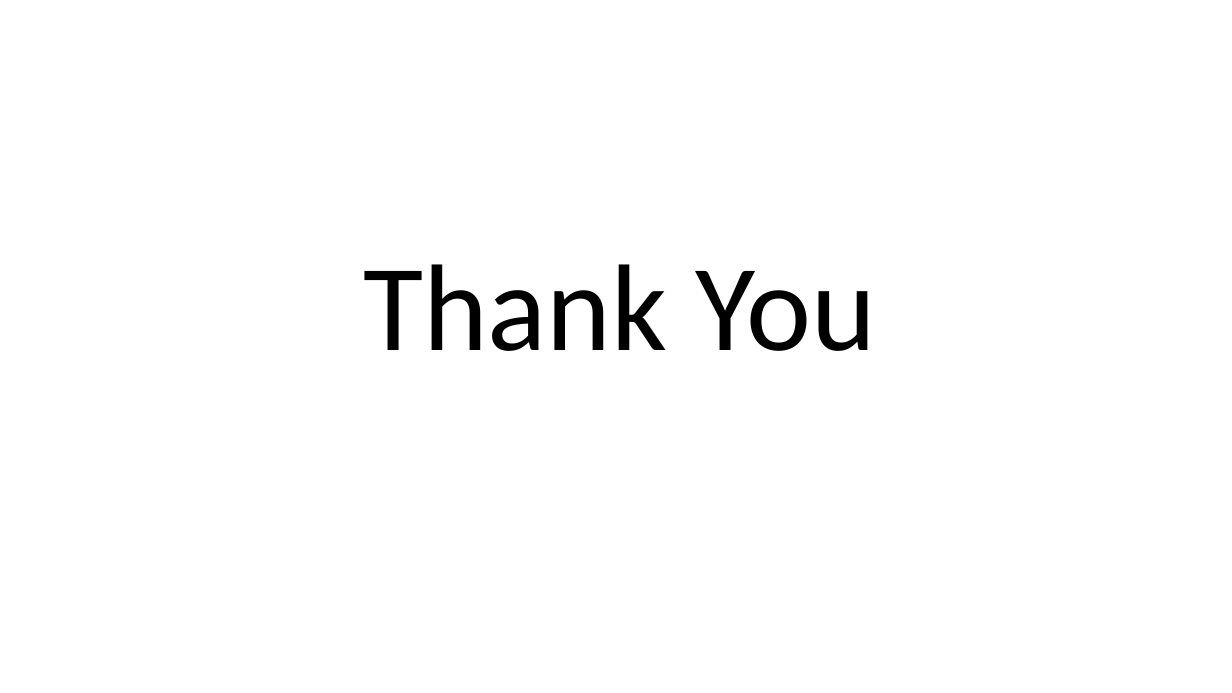
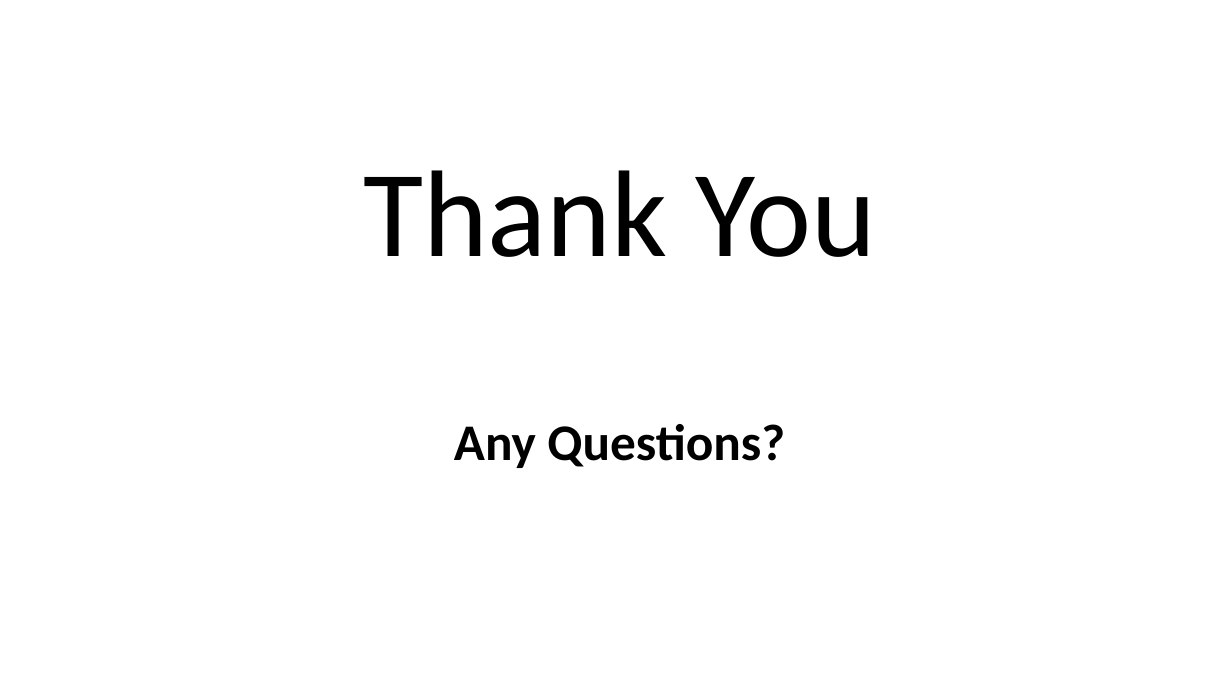
Before and after one commit to polando/GenderGap, a slide deck: slide 16 of Presentation/Final_presentation.pptx (slide 8 before the commit). Drawn at 1232x693 pixels with LibreOffice and Linux fonts; fonts in the diff are those of the drawing. Boxes give left, top, right and bottom in pixels: in the first picture for what was removed or moved away, otherwise in the second. Text is boxed around its words. In the diff, an @@ line names an element or a change of style, - is before the commit and + after.

```diff
--- a/Presentation/Final_presentation.pptx
+++ b/Presentation/Final_presentation.pptx
@@ title at [363, 170, 876, 468]: text changed; size 96 to 40 pt; bold on @@
-Thank You
+Thank You
+Any Questions?
```
Also in this commit, not shown: 2 other slides changed, 10 slides added, 2 slides removed.
